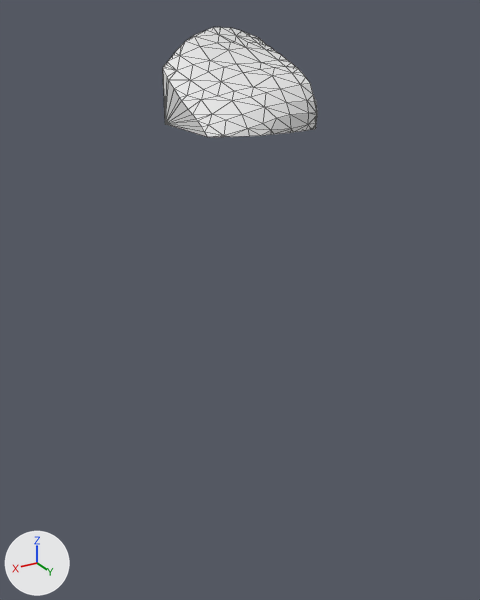
The glTF model assets/terrain/surface_pieces/surf_5_1.glb as it was, and as the next commit left it.
One viewpoint serves both versions: a camera (50 mm lens) standing at (-67.0, 128.3, -15.4) and looking at (-82.9, 101.8, -28.7). Arrows for +X, +Y and +Z are at lower left; the lights stay in place. The first picture is the older version. Mesh edges are drawn as thin lines. Where no turn or scale is listed for an object, it has been applied to the vertices.

In view in the first picture: 'geometry_0'.
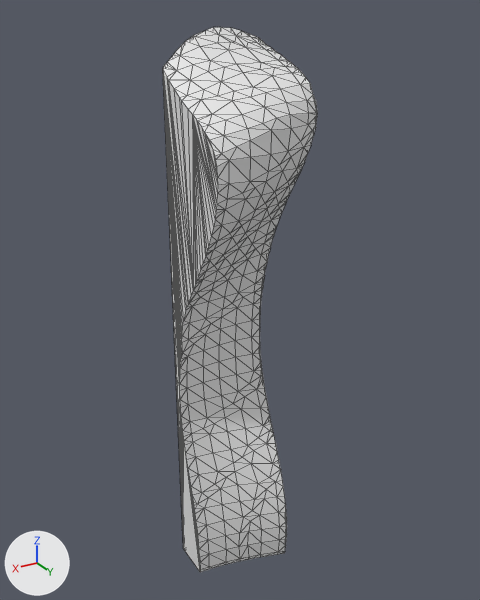
Location of each change, [x1, y1, x2, y2] in pixels of the pictures (480 x 600 px):
'geometry_0', reshaped (392% taller): before [163, 27, 317, 137]; after [163, 27, 317, 572]
part 1 of me_geometry_0, built on: before [163, 54, 316, 137]; after [163, 54, 316, 572]

The change, as a diff of the scene's bpy script:
```diff
--- a/assets/terrain/surface_pieces/surf_5_1.glb.py
+++ b/assets/terrain/surface_pieces/surf_5_1.glb.py
@@ me_geometry_0 @@
 # used by ob_geometry_0; location = (0.0, 0.0, 0.0)
-me_geometry_0.from_pydata(...)  # 129 vertices, 254 faces; spans x -85.0..-80.0, y 100.0..104.96, z -20.0..-15.96
+me_geometry_0.from_pydata(...)  # 453 vertices, 902 faces; spans x -85.0..-80.0, y 100.0..104.97, z -45.0..-15.96
+# me_geometry_0 part 1: 3 vertices moved from x -83.68..-80.0, y 104.08..104.92, z -20.0 to x -84.13..-80.0, y 104.24..104.8, z -20.43..-20.1; 14 vertices removed from x -85.0..-80.0, y 100.0..104.95, z -20.0; 338 vertices added at x -85.0..-80.0, y 100.0..104.97, z -45.0..-20.03
```
